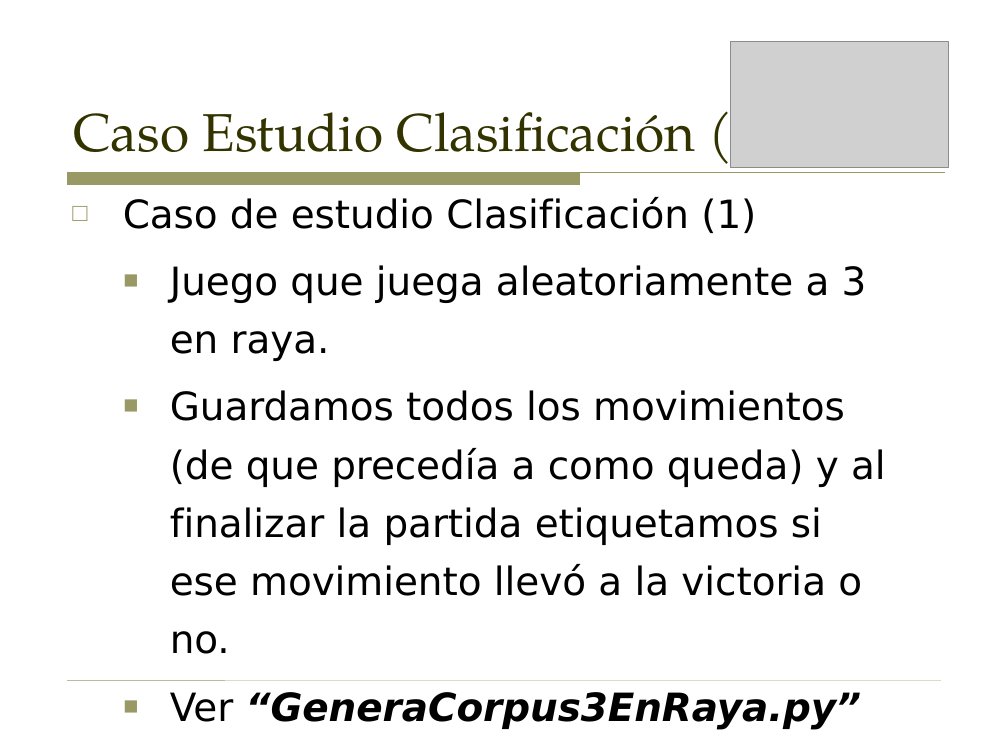
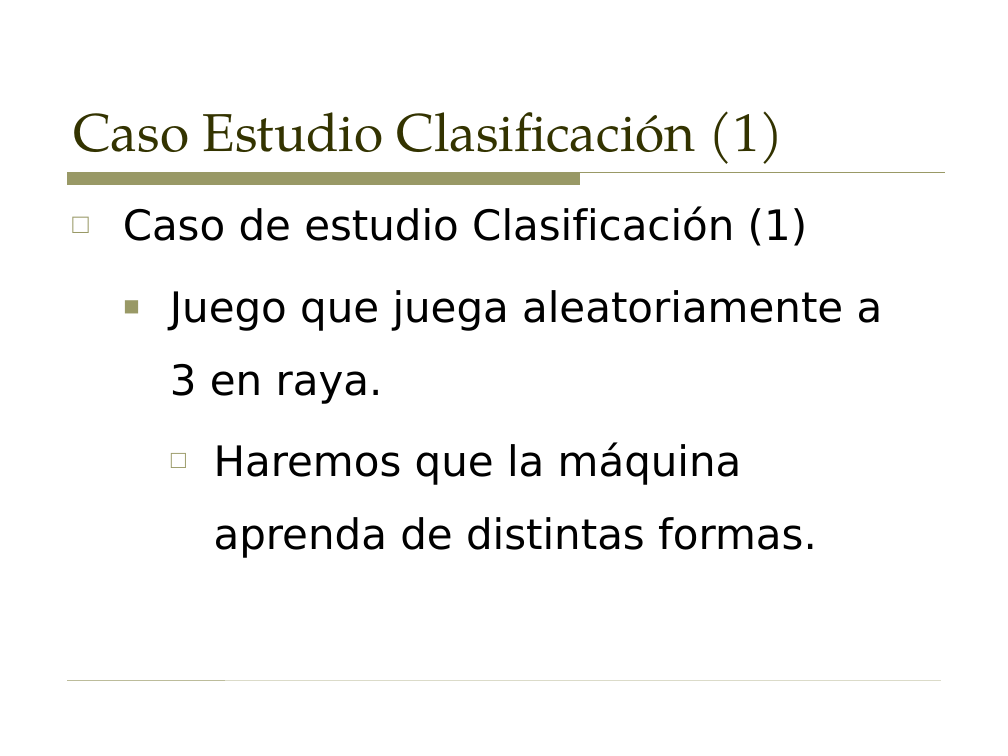
Before and after one commit to sergarb1/TallerAprendizajeAutomaticoPython, a slide deck: slide 23 of Taller - Introduccion al aprendizaje automatico (Supervisado y no supervisado).odp (slide 13 before the commit). Drawn at 1008x756 pixels with LibreOffice and Linux fonts; fonts in the diff are those of the drawing; grey boxes stand for pictures. Boxes give left, top, right and bottom in pixels: in the first picture for what was removed or moved away, otherwise in the second. Text is boxed around its words. In the diff, an @@ line names an element or a change of style, - is before the commit and + after.

```diff
--- a/Taller - Introduccion al aprendizaje automatico (Supervisado y no supervisado).odp
+++ b/Taller - Introduccion al aprendizaje automatico (Supervisado y no supervisado).odp
@@ picture removed at [730,41,949,167] @@
@@ text at [123,206,883,404]: size 27.8 to 30 pt in "Caso de estudio Clasificación (1)", "Juego que juega aleatoriamente a 3 en ..."; line spacing 0.8 to 1; line spacing 1.25 to 1.45 @@
@@ text at [214,442,817,558]: text changed; size 27.8 to 30 pt @@
-  ■ Guardamos todos los movimientos (de que precedía a como queda) y al finalizar la partida etiquetamos si ese movimiento llevó a la victoria o no.
-  ■ Ver “GeneraCorpus3EnRaya.py”
+    □ Haremos que la máquina aprenda de distintas formas.
```
Also in this commit, not shown: 19 other slides changed, 16 slides added, 1 other file.
